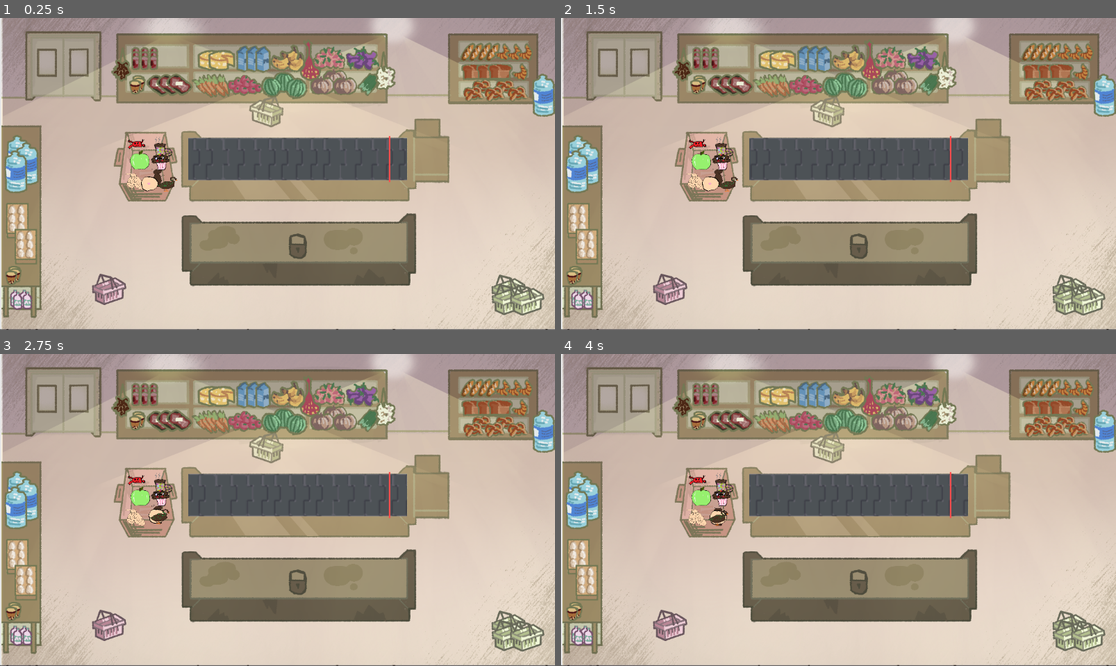
Above: before the commit, frames 1-4 (two rows, left to right).
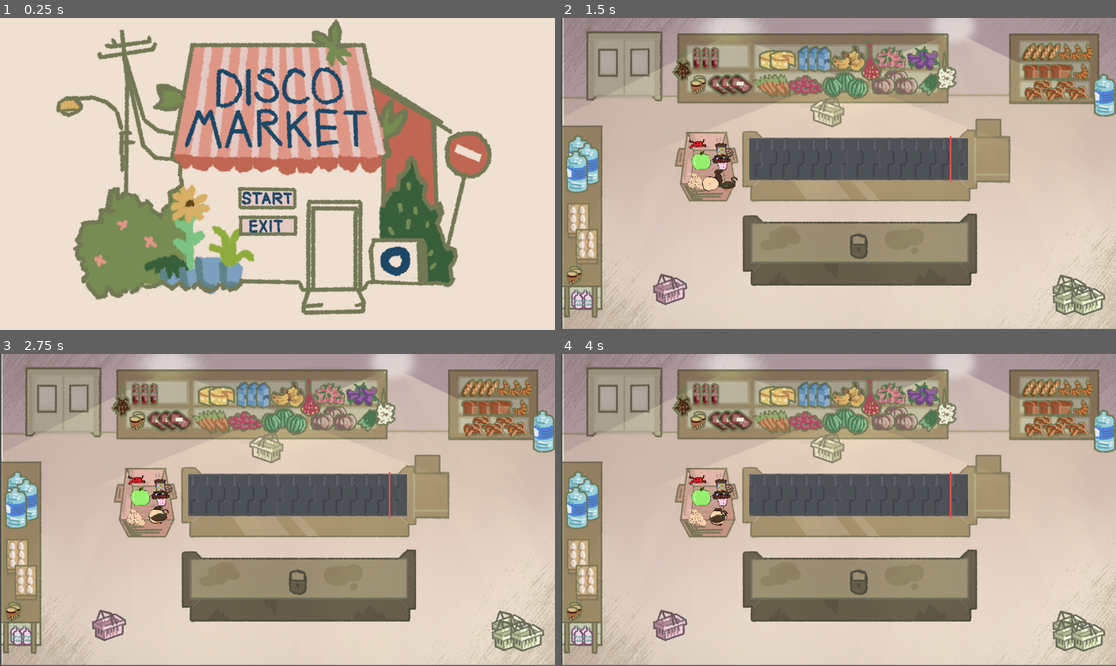
Above: after the commit, the same moments.

Repository: TheSenPie/disco-market
Game: Godot game, scene res://main_menu.tscn
Two runs of this game, one before a commit and one after it. Both use one fixed random seed, a clock stepped at 60 frames per second and the inputs below. Before the commit the project starts from res://main.tscn.
Inputs (mouse positions are in pixels of both pictures, inside the frame that each line leads up to):
- Up to frame 1 (0.25 s): no input
- Up to frame 2 (1.5 s): click (827, 198) at 0.52 s; tap Enter at 1.25 s; move the mouse to (699, 158) at 1.27 s; click (699, 158) at 1.42 s
- Up to frame 3 (2.75 s): tap Space at 1.52, 2, 2.27 s; move the mouse to (155, 513) at 2.02 s; click (155, 513) at 2.17 s
- Up to frame 4 (4 s): tap Enter at 2.75 s; move the mouse to (694, 516) at 2.77 s; click (694, 516) at 2.92 s; tap Space at 3.5, 3.77 s; move the mouse to (716, 516) at 3.52 s; click (716, 516) at 3.67 s

The runs differ from the first frame. In frame 1, 78% of the frame differs, in the area x 0-100%, y 0-100%; in frame 2, 0.5%; in frame 3, 0.5%; in frame 4, 0.5%.

Commit message:
Added Main Menu

Diff:
--- a/main.tscn
+++ b/main.tscn
@@ -18,6 +18,7 @@
 [node name="Main" type="Node2D"]
 
 [node name="Preview" type="Sprite2D" parent="."]
+visible = false
 position = Vector2(577, 323)
 scale = Vector2(1.16764, 1.16722)
 texture = ExtResource("1_ig7tw")
--- /dev/null
+++ b/main_menu.gd
@@ -0,0 +1,11 @@
+extends Control
+
+
+func _on_start_pressed() -> void:
+	print("start pressed")
+	get_tree().change_scene_to_file("res://main.tscn")
+
+
+func _on_exit_pressed() -> void:
+	print("start pressed")
+	get_tree().quit()
--- /dev/null
+++ b/main_menu.tscn
@@ -0,0 +1,98 @@
+[gd_scene load_steps=16 format=3 uid="uid://b1rw15378hnks"]
+
+[ext_resource type="Texture2D" uid="uid://beavugcmv36t5" path="res://assets/Sprites/menubackground.png" id="1_fu7sn"]
+[ext_resource type="Script" uid="uid://cg5x01xka7l37" path="res://main_menu.gd" id="1_jix8l"]
+[ext_resource type="Texture2D" uid="uid://b7ny44l7pihji" path="res://assets/Sprites/startbutton.png" id="2_jix8l"]
+[ext_resource type="Texture2D" uid="uid://d2k4bwwg8wwwg" path="res://assets/Sprites/exitbutton.png" id="3_glbon"]
+[ext_resource type="Texture2D" uid="uid://x473shaxlrla" path="res://assets/Sprites/startbuttonhover.png" id="3_nlkkf"]
+[ext_resource type="Texture2D" uid="uid://c08xe4wx2w7p3" path="res://assets/Sprites/exitbuttonhover.png" id="6_nlkkf"]
+
+[sub_resource type="StyleBoxTexture" id="StyleBoxTexture_nlkkf"]
+texture = ExtResource("1_fu7sn")
+
+[sub_resource type="StyleBoxTexture" id="StyleBoxTexture_0o4t1"]
+texture = ExtResource("3_nlkkf")
+
+[sub_resource type="StyleBoxTexture" id="StyleBoxTexture_dy7ct"]
+texture = ExtResource("3_nlkkf")
+
+[sub_resource type="StyleBoxTexture" id="StyleBoxTexture_iotk1"]
+texture = ExtResource("2_jix8l")
+
+[sub_resource type="StyleBoxTexture" id="StyleBoxTexture_qe12f"]
+texture = ExtResource("2_jix8l")
+
+[sub_resource type="StyleBoxTexture" id="StyleBoxTexture_0k4wn"]
+texture = ExtResource("6_nlkkf")
+
+[sub_resource type="StyleBoxTexture" id="StyleBoxTexture_j5v2v"]
+texture = ExtResource("6_nlkkf")
+
+[sub_resource type="StyleBoxTexture" id="StyleBoxTexture_w44g7"]
+texture = ExtResource("3_glbon")
+
+[sub_resource type="StyleBoxTexture" id="StyleBoxTexture_8qtwp"]
+texture = ExtResource("3_glbon")
+
+[node name="MainMenu" type="Control"]
+layout_mode = 3
+anchors_preset = 15
+anchor_right = 1.0
+anchor_bottom = 1.0
+grow_horizontal = 2
+grow_vertical = 2
+script = ExtResource("1_jix8l")
+
+[node name="Panel" type="Panel" parent="."]
+layout_mode = 1
+anchors_preset = 15
+anchor_right = 1.0
+anchor_bottom = 1.0
+grow_horizontal = 2
+grow_vertical = 2
+theme_override_styles/panel = SubResource("StyleBoxTexture_nlkkf")
+
+[node name="start_button" type="Button" parent="."]
+layout_mode = 1
+anchors_preset = 8
+anchor_left = 0.5
+anchor_top = 0.5
+anchor_right = 0.5
+anchor_bottom = 0.5
+offset_left = -83.0
+offset_top = 27.0
+offset_right = 123.0
+offset_bottom = 100.0
+grow_horizontal = 2
+grow_vertical = 2
+scale = Vector2(0.6, 0.64)
+theme_override_colors/font_color = Color(0.27451, 0.462745, 0.556863, 1)
+theme_override_font_sizes/font_size = 40
+theme_override_styles/hover_pressed = SubResource("StyleBoxTexture_0o4t1")
+theme_override_styles/hover = SubResource("StyleBoxTexture_dy7ct")
+theme_override_styles/pressed = SubResource("StyleBoxTexture_iotk1")
+theme_override_styles/normal = SubResource("StyleBoxTexture_qe12f")
+
+[node name="exit_button" type="Button" parent="."]
+layout_mode = 1
+anchors_preset = 8
+anchor_left = 0.5
+anchor_top = 0.5
+anchor_right = 0.5
+anchor_bottom = 0.5
+offset_left = -82.0
+offset_top = 86.0
+offset_right = 124.0
+offset_bottom = 159.0
+grow_horizontal = 2
+grow_vertical = 2
+scale = Vector2(0.6, 0.5888)
+theme_override_colors/font_color = Color(0.27451, 0.462745, 0.556863, 1)
+theme_override_font_sizes/font_size = 40
+theme_override_styles/hover_pressed = SubResource("StyleBoxTexture_0k4wn")
+theme_override_styles/hover = SubResource("StyleBoxTexture_j5v2v")
+theme_override_styles/pressed = SubResource("StyleBoxTexture_w44g7")
+theme_override_styles/normal = SubResource("StyleBoxTexture_8qtwp")
+
+[connection signal="pressed" from="start_button" to="." method="_on_start_pressed"]
+[connection signal="pressed" from="exit_button" to="." method="_on_exit_pressed"]
--- /dev/null
+++ b/node_2d.tscn
@@ -0,0 +1,3 @@
+[gd_scene format=3 uid="uid://bak2pq6hljctw"]
+
+[node name="Node2D" type="Node2D"]
--- a/project.godot
+++ b/project.godot
@@ -11,7 +11,7 @@
 [application]
 
 config/name="disco-market"
-run/main_scene="uid://dmwrd6otsaew5"
+run/main_scene="uid://b1rw15378hnks"
 config/features=PackedStringArray("4.4", "Mobile")
 config/icon="res://icon.svg"
 
Binary file added: assets/Sprites/exitbutton.png
Not shown, added: assets/Sprites/exitbutton.png.import
Binary file added: assets/Sprites/exitbuttonhover.png
Not shown, added: assets/Sprites/exitbuttonhover.png.import
Binary file added: assets/Sprites/menubackground.png
Not shown, added: assets/Sprites/menubackground.png.import
Binary file added: assets/Sprites/startbutton.png
Not shown, added: assets/Sprites/startbutton.png.import
Binary file added: assets/Sprites/startbuttonhover.png
Not shown, added: assets/Sprites/startbuttonhover.png.import
Not shown, added: main_menu.gd.uid
